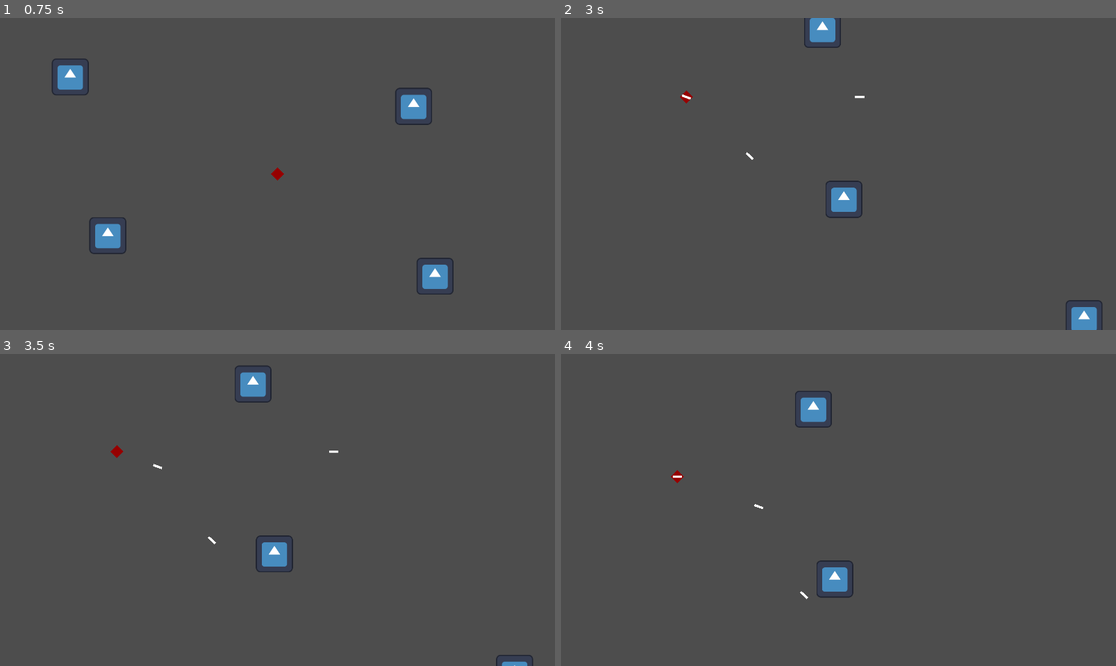
Above: before the commit, frames 1-4 (two rows, left to right).
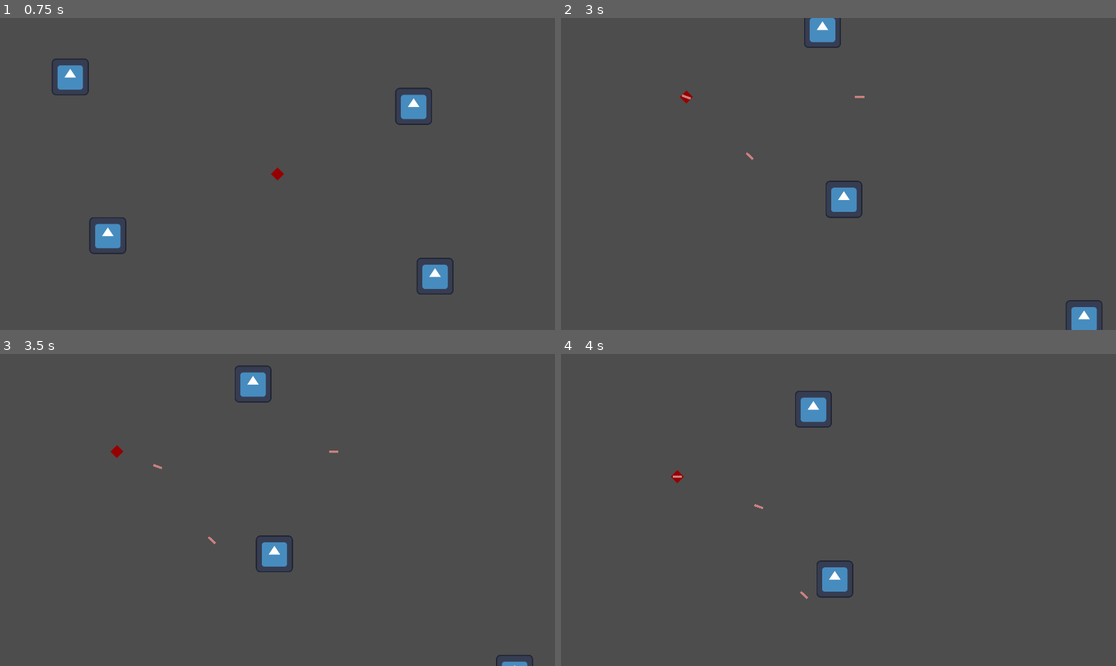
Above: after the commit, the same moments.

Repository: SytonK/DodgeMaster
Game: Godot game, scene res://src/levels/sandbox/sandbox.tscn
The game is run twice, just before and just after one commit, with the same random seed, the same clock (stepped at 60 frames per second) and the same inputs. The engine's default icon, where the game draws it, is replaced by a stand-in: a white triangle on a blue panel in a dark square.
Inputs:
- Up to frame 1 (0.75 s): tap Enter at 0.5 s; hold Right (move_right) from 0.53 s (still down)
- Up to frame 2 (3 s): release Right (move_right) at 1.28 s; hold Down (move_down) 1.28-2.03 s; hold Right (move_right) 2.03-2.78 s; hold Up (move_up) from 2.78 s (still down)
- Up to frame 3 (3.5 s): keep holding Up (move_up)
- Up to frame 4 (4 s): release Up (move_up) at 3.53 s; hold Left (move_left) from 3.53 s (still down)

Frame 1 is identical in both runs. In frame 2, less than 0.1% of the frame differs, in the area x 21-55%, y 24-46%; in frame 3, less than 0.1%; in frame 4, less than 0.1%.

Commit message:
TargetPlayerTower/set color

Diff:
--- a/src/enemies/towers/target player tower/target_player_tower.gd
+++ b/src/enemies/towers/target player tower/target_player_tower.gd
@@ -1,4 +1,7 @@
 extends Node2D
+
+
+const COLOR_MODDLATE_FACTOR: float = 0.001
 
 
 @export var projectile_speed: int = 300
@@ -8,3 +11,6 @@
 	projectile.direction = Globals.player_ref.position - projectile.position
 	projectile.rotation = projectile.direction.angle()
 	projectile.speed = projectile_speed
+	projectile.modulate = Color(0.8,
+		0.8 - projectile.speed * COLOR_MODDLATE_FACTOR,
+		0.8 - projectile.speed * COLOR_MODDLATE_FACTOR)
